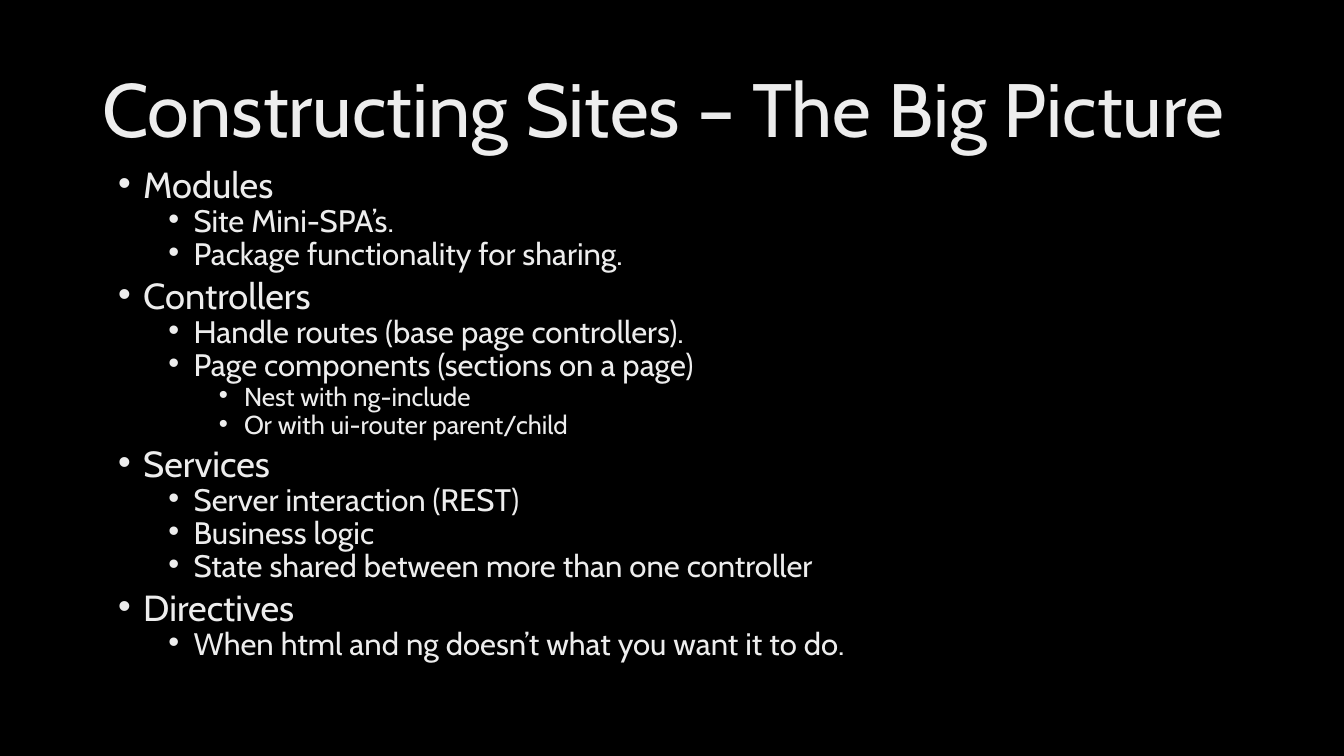
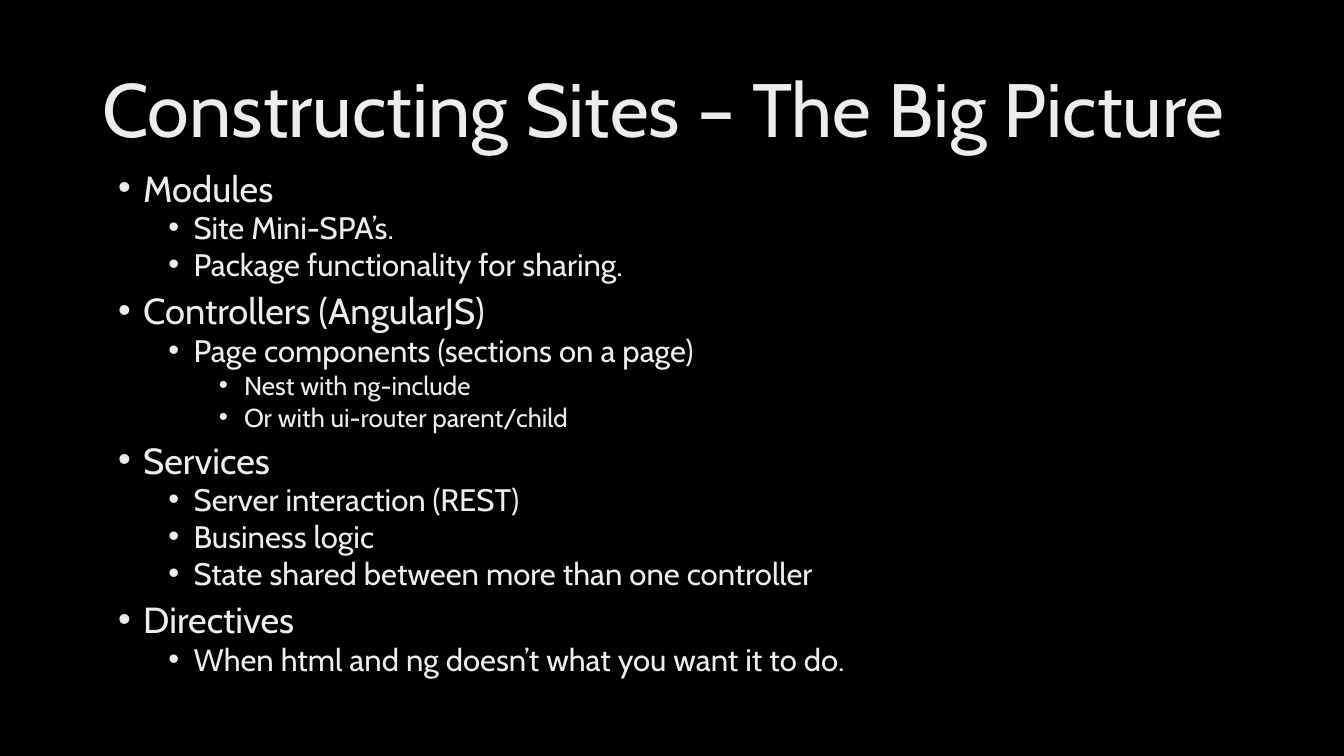
Before and after one commit to ryanlangton/angularjs-mvc, a slide deck: slide 36 of AngularJSdotNet.pptx (slide 32 before the commit). Drawn at 1344x756 pixels with LibreOffice and Linux fonts; fonts in the diff are those of the drawing; background and template pictures are left out. Boxes give left, top, right and bottom in pixels: in the first picture for what was removed or moved away, otherwise in the second. Text is boxed around its words. In the diff, an @@ line names an element or a change of style, - is before the commit and + after.

```diff
--- a/AngularJSdotNet.pptx
+++ b/AngularJSdotNet.pptx
@@ text at (143,174,845,678): line spacing 0.7 to 0.8 @@
@@ text at (143,296,485,333): text changed; size 22.2 to 25.9 pt @@
-• Controllers
-  • Handle routes (base page controllers).
+• Controllers (AngularJS)
```
Also in this commit, not shown: 16 other slides changed, 9 slides added, 5 slides removed, 26 other files.
